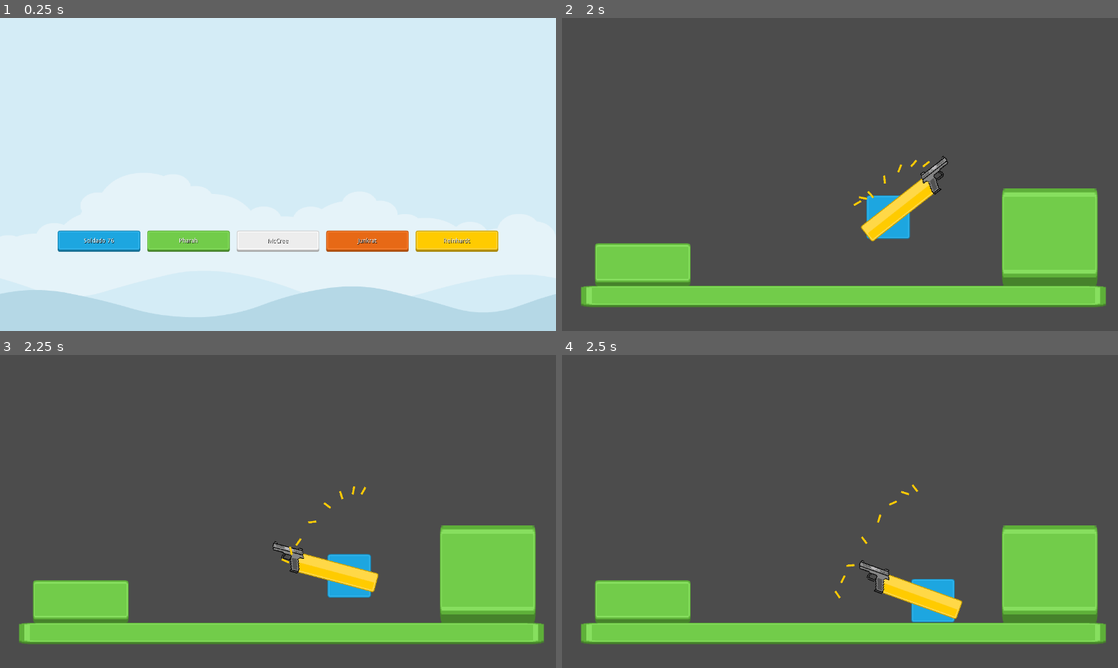
Above: before the commit, frames 1-4 (two rows, left to right).
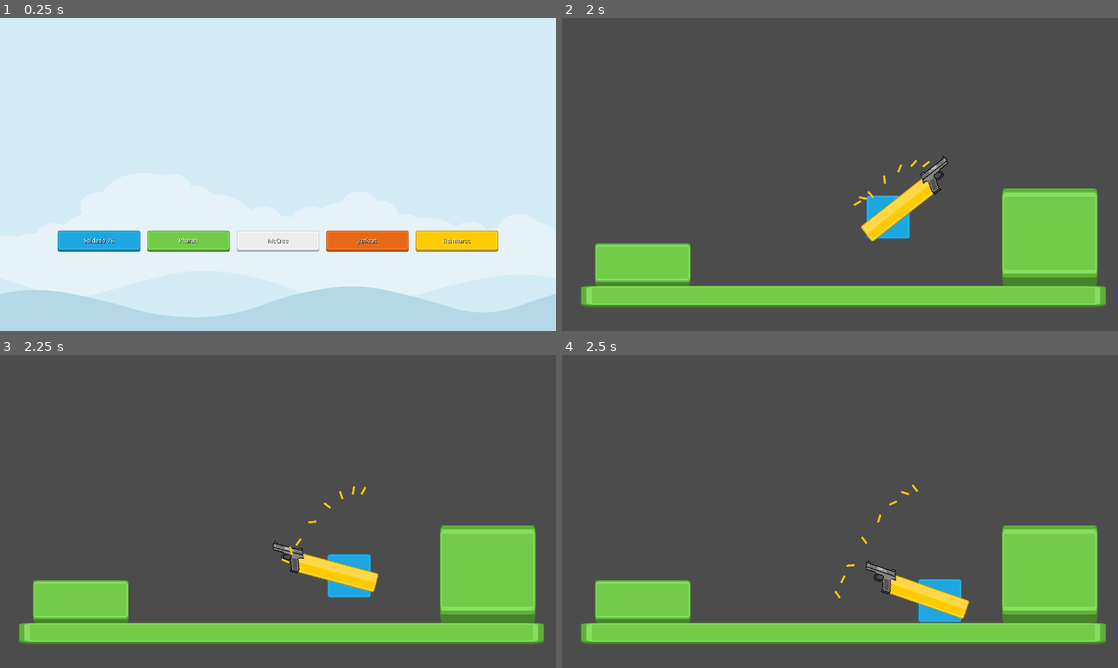
Above: after the commit, the same moments.

Repository: renanstn/godot-overwatch-2d-mechanics
Game: Godot game, scene res://Scenes/GUI/Menu.tscn
Two runs of this game, one before a commit and one after it. Both use one fixed random seed, a clock stepped at 60 frames per second and the inputs below.
Inputs (mouse positions are in pixels of both pictures, inside the frame that each line leads up to):
- Up to frame 1 (0.25 s): no input
- Up to frame 2 (2 s): click "Soldado 76" at 0.5 s; tap Enter at 1.25 s; move the mouse to (962, 158) at 1.27 s; press the mouse at (962, 158) at 1.28 s; hold D (right) from 1.28 s (still down); tap Space (jump) at 1.52 s
- Up to frame 3 (2.25 s): keep holding D (right); move the mouse to (166, 527) at 2.02 s; release the mouse at (166, 527) at 2.03 s; tap Shift (sprint) at 2.1 s
- Up to frame 4 (2.5 s): keep holding D (right); tap Space (jump) at 2.27 s

Frames 1-3 are identical in both runs. In frame 4, 1.0% of the frame differs, in the area x 53-74%, y 65-86%.

Commit message:
Melhoria no basicMovement

Diff:
--- a/src/Scripts/Nodes/BasicMovement2D.gd
+++ b/src/Scripts/Nodes/BasicMovement2D.gd
@@ -66,7 +66,7 @@
 	# Sprint (increase max speed)
 	if CAN_SPRINT and Input.is_action_pressed("sprint"):
 		max_speed = WALK_SPEED + SPRINT_SPEED
-	elif max_speed > WALK_SPEED:
+	elif max_speed > WALK_SPEED and is_on_floor():
 		# Gradually reduce max_speed to walk_speed
 		max_speed = lerp(max_speed, 0, DEACELERATION)
 		max_speed = max(max_speed, WALK_SPEED)
